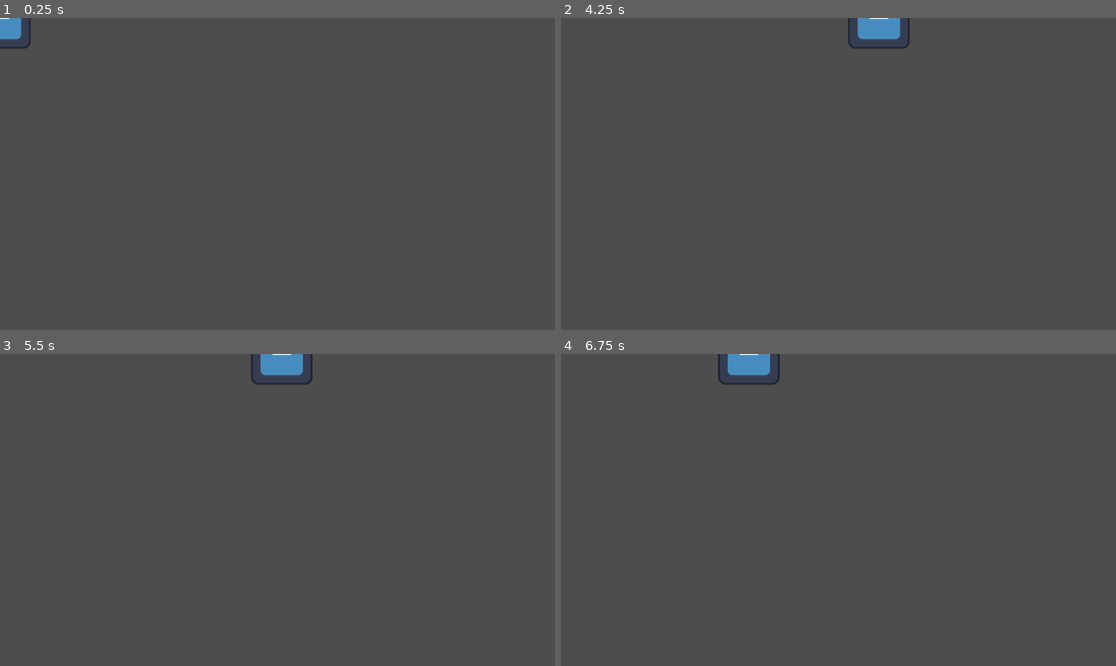
Above: before the commit, frames 1-4 (two rows, left to right).
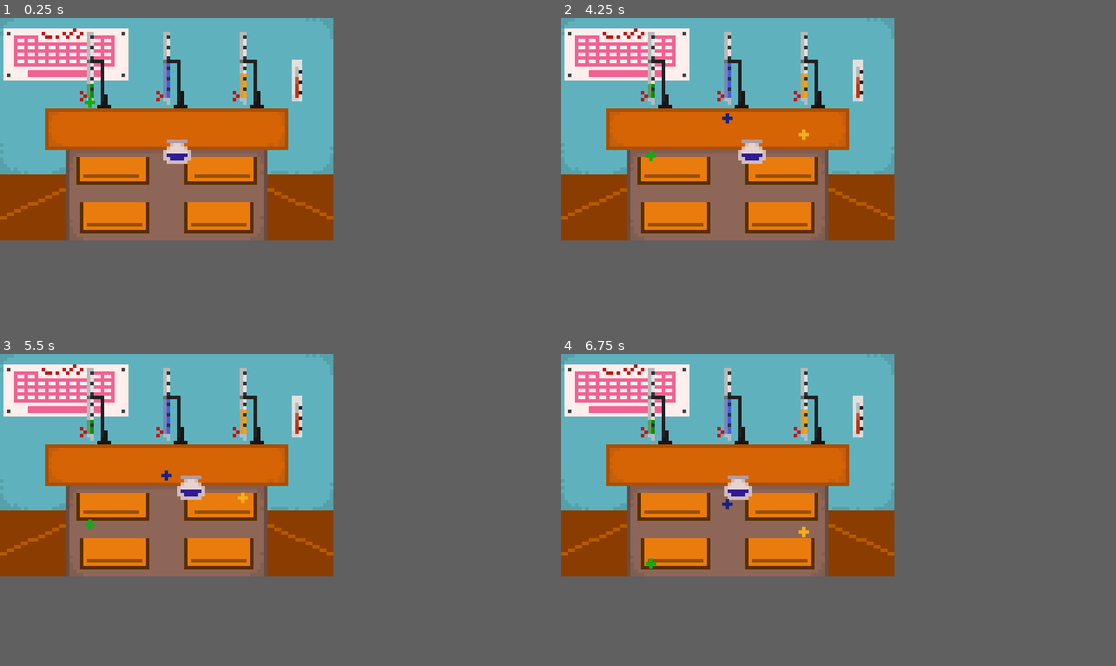
Above: after the commit, the same moments.

Repository: Braden-Kapp/TheDailyGrind
Game: Godot game, scene res://scenes/main.tscn
Two runs of this game, one before a commit and one after it. Both use one fixed random seed, a clock stepped at 60 frames per second and the inputs below. The engine's default icon, where the game draws it, is replaced by a stand-in: a white triangle on a blue panel in a dark square.
Inputs:
- Up to frame 1 (0.25 s): no input
- Up to frame 2 (4.25 s): tap Enter (ui_accept) at 0.5, 0.77, 1.07, 1.52, 1.55, 1.82, 2.1, 3.02, 3.32, 3.77, 3.8, 4.07 s; hold Right (ui_right) 0.53-2.03 s; tap A (A, bound only after the commit) at 0.6, 2.3, 2.85 s; tap D (D, bound only after the commit) at 0.8, 1.35, 3.05, 3.6 s; hold Left (ui_left) 2.03-2.78 s; hold Right (ui_right) from 2.78 s (still down)
- Up to frame 3 (5.5 s): release Right (ui_right) at 4.28 s; hold Left (ui_left) 4.28-5.03 s; tap A (A, bound only after the commit) at 4.35 s; tap Enter (ui_accept) at 4.52, 4.82 s; hold Right (ui_right) from 5.03 s (still down); tap D (D, bound only after the commit) at 5.1 s
- Up to frame 4 (6.75 s): release Right (ui_right) at 5.78 s; hold Left (ui_left) from 5.78 s (still down); tap Enter (ui_accept) at 5.85, 6.02, 6.32 s; tap A (A, bound only after the commit) at 6.6 s
In our replay, the window is 799x449 before the commit and 480x320 after it. These sizes can differ from the game's own. Grey fills any space a smaller window leaves; there, only what the larger window draws over its background counts as a difference.

The runs differ from the first frame. In frame 1, 43% of the frame differs, in the area x 0-61%, y 0-72%; in frame 2, 43%, in the area x 0-63%, y 0-72%; in frame 3, 43%; in frame 4, 43%.

Commit message:
Adding updated files with 1st minigame

Diff:
--- a/project.godot
+++ b/project.godot
@@ -14,3 +14,32 @@
 run/main_scene="uid://reiwuwejf7di"
 config/features=PackedStringArray("4.4", "Forward Plus")
 config/icon="res://icon.svg"
+
+[display]
+
+window/size/viewport_width=480
+window/size/viewport_height=320
+window/stretch/mode="canvas_items"
+
+[input]
+
+W={
+"deadzone": 0.2,
+"events": [Object(InputEventKey,"resource_local_to_scene":false,"resource_name":"","device":-1,"window_id":0,"alt_pressed":false,"shift_pressed":false,"ctrl_pressed":false,"meta_pressed":false,"pressed":false,"keycode":0,"physical_keycode":87,"key_label":0,"unicode":119,"location":0,"echo":false,"script":null)
+]
+}
+A={
+"deadzone": 0.2,
+"events": [Object(InputEventKey,"resource_local_to_scene":false,"resource_name":"","device":-1,"window_id":0,"alt_pressed":false,"shift_pressed":false,"ctrl_pressed":false,"meta_pressed":false,"pressed":false,"keycode":0,"physical_keycode":65,"key_label":0,"unicode":97,"location":0,"echo":false,"script":null)
+]
+}
+S={
+"deadzone": 0.2,
+"events": [Object(InputEventKey,"resource_local_to_scene":false,"resource_name":"","device":-1,"window_id":0,"alt_pressed":false,"shift_pressed":false,"ctrl_pressed":false,"meta_pressed":false,"pressed":false,"keycode":0,"physical_keycode":83,"key_label":0,"unicode":115,"location":0,"echo":false,"script":null)
+]
+}
+D={
+"deadzone": 0.2,
+"events": [Object(InputEventKey,"resource_local_to_scene":false,"resource_name":"","device":-1,"window_id":0,"alt_pressed":false,"shift_pressed":false,"ctrl_pressed":false,"meta_pressed":false,"pressed":false,"keycode":0,"physical_keycode":68,"key_label":0,"unicode":100,"location":0,"echo":false,"script":null)
+]
+}
--- /dev/null
+++ b/scenes/MGLabWork.tscn
@@ -0,0 +1,56 @@
+[gd_scene load_steps=7 format=3 uid="uid://cp86d45ple7rf"]
+
+[ext_resource type="Script" uid="uid://s6oh3chj7a43" path="res://scripts/mgLabWorkParent.gd" id="1_8jidy"]
+[ext_resource type="Texture2D" uid="uid://w02wjeyvmca1" path="res://art/local/LabWork.png" id="1_lvsya"]
+[ext_resource type="Script" uid="uid://csnhdjur7g1fa" path="res://scripts/MGLabWork.gd" id="2_syjck"]
+[ext_resource type="Texture2D" uid="uid://dtstsa0yvipux" path="res://art/local/LabWorkGlass.png" id="2_ybuha"]
+
+[sub_resource type="RectangleShape2D" id="RectangleShape2D_ybuha"]
+size = Vector2(37, 7.25)
+
+[sub_resource type="RectangleShape2D" id="RectangleShape2D_syjck"]
+size = Vector2(20, 182)
+
+[node name="MGLabWork" type="Node2D"]
+script = ExtResource("1_8jidy")
+
+[node name="Background" type="Sprite2D" parent="."]
+position = Vector2(240, 160)
+texture = ExtResource("1_lvsya")
+
+[node name="Player" type="CharacterBody2D" parent="."]
+position = Vector2(260, 190)
+script = ExtResource("2_syjck")
+
+[node name="Area2D" type="Area2D" parent="Player"]
+
+[node name="CollisionShape2D" type="CollisionShape2D" parent="Player/Area2D"]
+position = Vector2(-4, -11.375)
+shape = SubResource("RectangleShape2D_ybuha")
+
+[node name="Sprite2D" type="Sprite2D" parent="Player"]
+texture = ExtResource("2_ybuha")
+
+[node name="CollisionShape2D" type="CollisionShape2D" parent="Player"]
+position = Vector2(-5, 0)
+shape = SubResource("RectangleShape2D_ybuha")
+debug_color = Color(0.933632, 0.123661, 0.562017, 0.42)
+
+[node name="CollisionWalls" type="Node2D" parent="."]
+
+[node name="WallL" type="StaticBody2D" parent="CollisionWalls"]
+
+[node name="CollisionShape2D" type="CollisionShape2D" parent="CollisionWalls/WallL"]
+position = Vector2(57, 98)
+shape = SubResource("RectangleShape2D_syjck")
+
+[node name="WallR" type="StaticBody2D" parent="CollisionWalls"]
+
+[node name="CollisionShape2D" type="CollisionShape2D" parent="CollisionWalls/WallR"]
+position = Vector2(426, 99)
+shape = SubResource("RectangleShape2D_syjck")
+
+[node name="Timer" type="Timer" parent="."]
+
+[connection signal="body_entered" from="Player/Area2D" to="Player" method="_on_area_2d_body_entered"]
+[connection signal="timeout" from="Timer" to="Player" method="_on_timer_timeout"]
--- /dev/null
+++ b/scenes/droplets.tscn
@@ -0,0 +1,28 @@
+[gd_scene load_steps=6 format=3 uid="uid://ciol7tlnhogc7"]
+
+[ext_resource type="Script" uid="uid://bnd0beclk0u4u" path="res://scripts/static_body_2d.gd" id="1_v1ydo"]
+[ext_resource type="Texture2D" uid="uid://dtiy71mwpeiw2" path="res://art/local/Droplet2.png" id="2_mlfni"]
+[ext_resource type="Texture2D" uid="uid://cs0ckrtjd8p1n" path="res://art/local/Droplet3.png" id="2_pamud"]
+[ext_resource type="Texture2D" uid="uid://dpk1eiamtwin6" path="res://art/local/Droplet1.png" id="3_mlfni"]
+
+[sub_resource type="RectangleShape2D" id="RectangleShape2D_c57em"]
+size = Vector2(24, 17)
+
+[node name="Droplets" type="Node2D"]
+
+[node name="Body" type="RigidBody2D" parent="."]
+gravity_scale = 0.01
+script = ExtResource("1_v1ydo")
+
+[node name="GSprite" type="Sprite2D" parent="Body"]
+texture = ExtResource("2_mlfni")
+
+[node name="OSprite" type="Sprite2D" parent="Body"]
+texture = ExtResource("2_pamud")
+
+[node name="BSprite" type="Sprite2D" parent="Body"]
+texture = ExtResource("3_mlfni")
+
+[node name="CollisionShape2D" type="CollisionShape2D" parent="Body"]
+position = Vector2(-2, -4.5)
+shape = SubResource("RectangleShape2D_c57em")
--- a/scenes/test.tscn
+++ /dev/null
@@ -1,19 +0,0 @@
-[gd_scene load_steps=4 format=3 uid="uid://b6wsembhnvw17"]
-
-[ext_resource type="Script" uid="uid://c7psr5ewf6n6q" path="res://scripts/character_body_2d.gd" id="1_bl13t"]
-[ext_resource type="Texture2D" uid="uid://be67tnv0yye57" path="res://icon.svg" id="2_iyx0m"]
-
-[sub_resource type="RectangleShape2D" id="RectangleShape2D_8uh7m"]
-size = Vector2(121, 118)
-
-[node name="test" type="Node2D"]
-
-[node name="CharacterBody2D" type="CharacterBody2D" parent="."]
-script = ExtResource("1_bl13t")
-
-[node name="Sprite2D" type="Sprite2D" parent="CharacterBody2D"]
-texture = ExtResource("2_iyx0m")
-
-[node name="CollisionShape2D" type="CollisionShape2D" parent="CharacterBody2D"]
-position = Vector2(0.5, 0)
-shape = SubResource("RectangleShape2D_8uh7m")
--- /dev/null
+++ b/scripts/MGLabWork.gd
@@ -0,0 +1,66 @@
+extends CharacterBody2D
+const path ='res://scenes/droplets.tscn'
+var droplet_scene := preload(path) as PackedScene
+
+const SPEED = 300.0
+var parent_node
+var counter
+var gameComplete = false
+
+#signal finished
+
+func _ready() -> void:
+	parent_node = get_parent()
+	#var timer = parent_node.get_node("Timer")
+	#timer.start()
+	spawn_droplets()
+	#print_tree()
+	counter = 0
+
+func _physics_process(delta: float) -> void:
+
+	var direction := Input.get_axis("A", "D")
+	if direction:
+		velocity.x = direction * SPEED
+	else:
+		velocity.x = move_toward(velocity.x, 0, SPEED)
+
+	move_and_slide()
+func spawn_droplets():
+	var droplet_instanceB = droplet_scene.instantiate()
+	var droplet_instanceG = droplet_scene.instantiate()
+	var droplet_instanceO = droplet_scene.instantiate()
+
+	#edit sprites
+	droplet_instanceO.get_node("Body/BSprite").visible = false
+
+	droplet_instanceG.get_node("Body/BSprite").visible = false
+	droplet_instanceG.get_node("Body/OSprite").visible = false
+	#sets position
+	droplet_instanceB.position = Vector2(242,124)
+	droplet_instanceG.position = Vector2(132,124)
+	droplet_instanceO.position = Vector2(352,124)
+	#Had to add call deferred to help Parent busy issue
+	#parent_node.print_tree()
+	parent_node.add_child.call_deferred(droplet_instanceG)
+	await get_tree().create_timer(1).timeout
+	parent_node.add_child.call_deferred(droplet_instanceO)
+	await get_tree().create_timer(1).timeout
+	parent_node.add_child.call_deferred(droplet_instanceB)
+
+func _process(delta: float) -> void:
+	if counter == 3:
+		parent_node.end_game()
+
+#func end_game():
+#	emit_signal("finished")
+
+func _on_area_2d_body_entered(body: Node) -> void:
+	if body is RigidBody2D:
+		counter += 1
+		print(counter)
+		body.get_parent().queue_free()
+
+
+func _on_timer_timeout() -> void:
+	parent_node.failed_game()
--- a/scripts/character_body_2d.gd
+++ /dev/null
@@ -1,25 +0,0 @@
-extends CharacterBody2D
-
-
-const SPEED = 300.0
-const JUMP_VELOCITY = -400.0
-
-
-func _physics_process(delta: float) -> void:
-	# Add the gravity.
-	#if not is_on_floor():
-	#	velocity += get_gravity() * delta
-
-	# Handle jump.
-	#if Input.is_action_just_pressed("ui_accept") and is_on_floor():
-	#	velocity.y = JUMP_VELOCITY
-
-	# Get the input direction and handle the movement/deceleration.
-	# As good practice, you should replace UI actions with custom gameplay actions.
-	var direction := Input.get_axis("ui_left", "ui_right")
-	if direction:
-		velocity.x = direction * SPEED
-	else:
-		velocity.x = move_toward(velocity.x, 0, SPEED)
-
-	move_and_slide()
--- /dev/null
+++ b/scripts/mgLabWorkParent.gd
@@ -0,0 +1,9 @@
+extends Node2D
+signal finished
+signal fail
+
+func end_game():
+	emit_signal("finished")
+
+func failed_game():
+	emit_signal("fail")
--- a/scripts/mini_game_select.gd
+++ b/scripts/mini_game_select.gd
@@ -2,6 +2,9 @@
 #STYLE NODES GET CAMEL CASE ALL ELSE USE _SEPERATION
 @onready var minigame_container = $minigameContainer
 var current_minigame: Node = null
+var score = 0
+var lives = 3
+var currentTimer = 9.0
 
 func load_minigame(path: String):
 	# Potentially Remove the current minigame
@@ -20,17 +23,28 @@
 	#add the finish signal
 	if current_minigame.has_signal("finished"):
 		current_minigame.finished.connect(_on_minigame_finished)
-
+	if current_minigame.has_signal("fail"):
+		current_minigame.fail.connect(_on_minigame_fail)
+	if current_minigame.has_node("Timer"):
+		current_minigame.get_node("Timer").wait_time = currentTimer
+		current_minigame.get_node("Timer").start()
 #Calls Minigame on start
 func _ready() -> void:
-	load_minigame("res://scenes//test.tscn") #currently used for testing
+	load_minigame("res://scenes//MGLabWork.tscn") #currently used for testing
 #PackedScene switch to preload PackedScene here and send it to function
 func _on_minigame_finished():
 	print("Game finished")
 	#remove and free the cur minigame
+	score += 100
 	current_minigame.queue_free()
 	current_minigame = null
 
+func _on_minigame_fail():
+	print("Game finished")
+	#remove and free the cur minigame
+	lives -= 1
+	current_minigame.queue_free()
+	current_minigame = null
 #ADD TO ALL MINIGAMES
 #signal finished
 
@@ -39,10 +53,7 @@
 #    queue_free()
 
 #To edit vars in future
-#current_minigame.score
 #To access Nodes
-#if current_minigame.has_node("Timer"):
-#	current_minigame.get_node("Timer").wait_time = 5.0
 
 #cannot access:
 #@onready variables before _ready()
--- /dev/null
+++ b/scripts/static_body_2d.gd
@@ -0,0 +1,10 @@
+extends RigidBody2D
+
+
+func _ready() -> void:
+	pass # Replace with function body.
+
+
+# Called every frame. 'delta' is the elapsed time since the previous frame.
+func _process(delta: float) -> void:
+	pass
Binary file added: art/local/Droplet1.aseprite
Binary file added: art/local/Droplet1.png
Not shown, added: art/local/Droplet1.png.import
Binary file added: art/local/Droplet2.aseprite
Binary file added: art/local/Droplet2.png
Not shown, added: art/local/Droplet2.png.import
Binary file added: art/local/Droplet3.aseprite
Binary file added: art/local/Droplet3.png
Not shown, added: art/local/Droplet3.png.import
Binary file added: art/local/LabWork.aseprite
Binary file added: art/local/LabWork.png
Not shown, added: art/local/LabWork.png.import
(and 8 more such lines)
